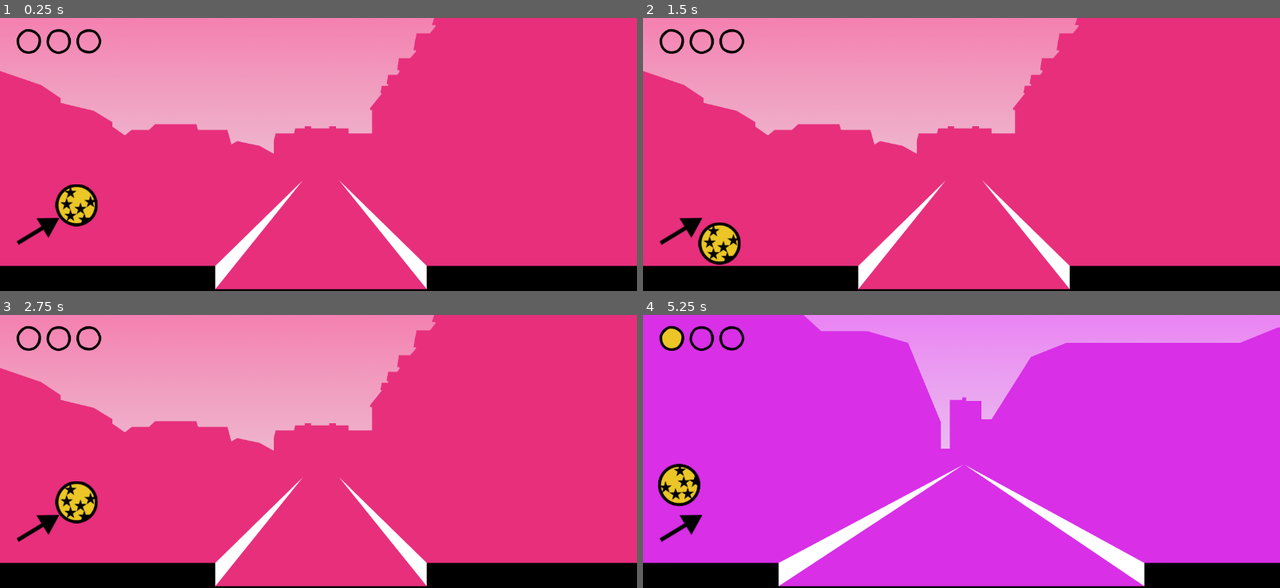
Above: before the commit, frames 1-4 (two rows, left to right).
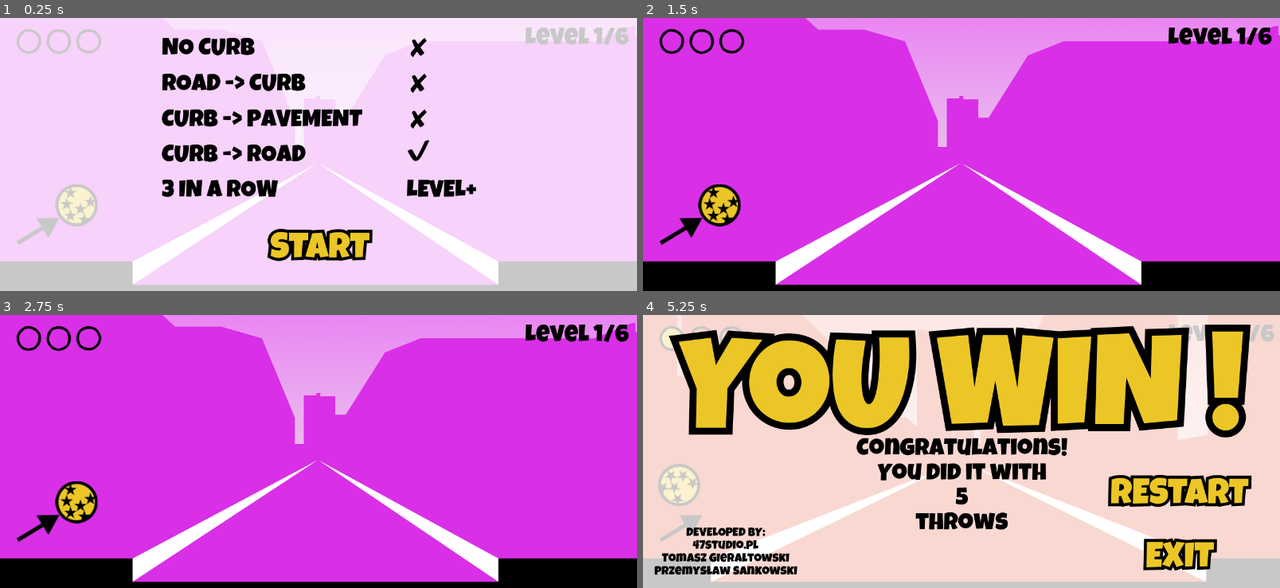
Above: after the commit, the same moments.

Repository: Ravenyy/Godot-Curbs
Game: Godot game, scene res://src/ShuffleLevels.tscn
The game is run twice, just before and just after one commit, with the same random seed, the same clock (stepped at 60 frames per second) and the same inputs. Before the commit the project starts from res://src/Start.tscn.
Inputs (mouse positions are in pixels of both pictures, inside the frame that each line leads up to):
- Up to frame 1 (0.25 s): no input
- Up to frame 2 (1.5 s): click (961, 244) at 0.52 s; move the mouse to (1101, 140) at 1.27 s; press the mouse at (1101, 140) at 1.28 s
- Up to frame 3 (2.75 s): move the mouse to (191, 465) at 2.02 s; release the mouse at (191, 465) at 2.03 s; click (191, 465) at 2.1 s
- Up to frame 4 (5.25 s): move the mouse to (1025, 391) at 2.77 s; hold K 2.78-3.53 s; click (1025, 391) at 3.05 s; move the mouse to (929, 506) at 3.52 s; click (929, 506) at 3.6 s; move the mouse to (1152, 492) at 4.27 s; press the mouse at (1152, 492) at 4.28 s; tap Enter at 5 s; move the mouse to (770, 410) at 5.02 s; release the mouse at (770, 410) at 5.03 s; tap K at 5.1 s

The runs differ from the first frame. In frame 1, 100% of the frame differs, in the area x 0-100%, y 0-100%; in frame 2, 95%; in frame 3, 94%; in frame 4, 100%.

Commit message:
Zrobione

Diff:
--- /dev/null
+++ b/fonts/LuckiestGuy.tres
@@ -0,0 +1,7 @@
+[gd_resource type="DynamicFont" load_steps=2 format=2]
+
+[ext_resource path="res://fonts/LuckiestGuy-Regular.ttf" type="DynamicFontData" id=1]
+
+[resource]
+size = 48
+font_data = ExtResource( 1 )
--- /dev/null
+++ b/fonts/LuckiestGuy_24.tres
@@ -0,0 +1,7 @@
+[gd_resource type="DynamicFont" load_steps=2 format=2]
+
+[ext_resource path="res://fonts/LuckiestGuy-Regular.ttf" type="DynamicFontData" id=1]
+
+[resource]
+size = 24
+font_data = ExtResource( 1 )
--- a/project.godot
+++ b/project.godot
@@ -11,7 +11,7 @@
 [application]
 
 config/name="curbs1"
-run/main_scene="res://src/Start.tscn"
+run/main_scene="res://src/ShuffleLevels.tscn"
 config/icon="res://icon.png"
 
 [autoload]
--- /dev/null
+++ b/scripts/Exit.gd
@@ -0,0 +1,5 @@
+extends TextureButton
+
+
+func _on_Exit_button_up():
+	get_tree().quit()
--- a/scripts/Main.gd
+++ b/scripts/Main.gd
@@ -1,7 +1,9 @@
 extends Node2D
 
 var points = 0
-var throws = 0
+var throws = 1
+onready var levelCounter = get_node("LevelCounter")
+var levelText = "[font=fonts/LuckiestGuy.tres] Level %d/6[/font]"
 
 func _ready():
 	set_level()
@@ -9,19 +11,24 @@
 
 func set_level():
 	if Levels.current > 0:
-		get_node(Levels.levels[Levels.current - 1][0]).hide()
-	get_node(Levels.levels[Levels.current][0]).show()
+		get_node("Sounds/NextLevel").play()
+		get_node("Background/" + Levels.levels[Levels.current - 1][0]).hide()
+	get_node("Background/" + Levels.levels[Levels.current][0]).show()
 	get_node("Left Curb").set_position(Vector2(Levels.levels[Levels.current][1], 522))
 	get_node("Right Curb").set_position(Vector2(Levels.levels[Levels.current][2], 522))
 	Levels.current += 1
+	levelCounter.set_bbcode(levelText % Levels.current)
 
 
 func reset_ball_position(ball = $Ball):
+	throws += 1
 	ball.set("mode", 1)
 	ball.set("left_curb_touch", false)
 	ball.set("right_curb_touch", false)
 	ball.set("asphalt_touch", false)
 	ball.set("clicked", false)
+	ball.set("right_curb_continuous_touch", false)
+	ball.set("right_curb_collisions", 0)
 	ball.set_position(Vector2(154, 377))
 
 
@@ -29,14 +36,18 @@
 	match(p):
 		1:
 			get_node("Score/PointFull1").show()
+			get_node("Sounds/Point1").play()
 		2:
 			get_node("Score/PointFull2").show()
+			get_node("Sounds/Point2").play()
 		3:
 			get_node("Score/PointFull3").show()
+			get_node("Sounds/Point3").play()
 		0:
 			get_node("Score/PointFull1").hide()
 			get_node("Score/PointFull2").hide()
 			get_node("Score/PointFull3").hide()
+			get_node("Sounds/Lose").play()
 
 
 func _on_Ball_point_scored():
@@ -56,7 +67,11 @@
 	else:
 		draw_score_dots(points)
 		yield(get_tree().create_timer(1.5), "timeout")
-		print("YOU WIN")
+		var throwsText = "[center][font=fonts/LuckiestGuy.tres]Congratulations!\n" \
+					   + "You did it with\n%d\nthrows[/font][/center]"
+		get_node("ModalEnd/Throws").set_bbcode(throwsText % throws)
+		get_node("ModalEnd").show()
+		get_node("Sounds/GameWin").play()
 
 
 
--- /dev/null
+++ b/scripts/Restart.gd
@@ -0,0 +1,5 @@
+extends TextureButton
+
+func _on_Restart_button_up():
+	get_node("/root/Main/Sounds/ButtonPress")
+	get_tree().change_scene("res://src/ShuffleLevels.tscn")
--- a/scripts/Start.gd
+++ b/scripts/ShuffleLevels.gd
@@ -4,4 +4,5 @@
 	randomize()
 	Levels.levels.shuffle()
 	print(Levels.levels)
+	Levels.current = 0
 	get_tree().change_scene("res://src/Main.tscn")
--- /dev/null
+++ b/scripts/StartButton.gd
@@ -0,0 +1,5 @@
+extends TextureButton
+
+func _on_TextureButton_button_up():
+	get_node("/root/Main/ModalStart").hide()
+	get_node("/root/Main/Sounds/ButtonPress").play()
--- a/scripts/Throw.gd
+++ b/scripts/Throw.gd
@@ -7,16 +7,20 @@
 var right_curb_touch = false
 var asphalt_touch = false
 var clicked = false
+var right_curb_continuous_touch = false
+var right_curb_collisions = 0
 signal point_scored
 signal points_lost
 signal ball_went_offscreen
 
 func _input(event):
-	if event.is_action_pressed("click") && not dragging:
+	if event.is_action_pressed("click") && not dragging \
+	&& not get_node("/root/Main/ModalStart").is_visible():
 		dragging = true
 		drag_start = get_global_mouse_position()
 
-	if event.is_action_released("click") && clicked == false && dragging:
+	if event.is_action_released("click") && clicked == false && dragging \
+	&& not get_node("/root/Main/ModalStart").is_visible():
 		clicked = true
 		mode = MODE_RIGID
 		dragging = false
@@ -43,7 +47,16 @@
 		"RightCurbBody":
 			if right_curb_touch == false && left_curb_touch == false && asphalt_touch == false:
 				right_curb_touch = true
+				right_curb_collisions += 1
 				print("Right curb touched")
+			elif right_curb_touch == true && right_curb_collisions < 20 \
+			&& right_curb_continuous_touch == false:
+				print("right curb")
+				right_curb_collisions += 1
+			elif right_curb_touch == true && right_curb_collisions >= 20 \
+			&& right_curb_continuous_touch == false:
+				right_curb_continuous_touch = true
+				emit_signal("points_lost")
 
 		"AsphaltBody":
 			if asphalt_touch == false && left_curb_touch == false && right_curb_touch == true:
--- /dev/null
+++ b/src/Background.tscn
@@ -0,0 +1,85 @@
+[gd_scene load_steps=7 format=2]
+
+[ext_resource path="res://assets/street3.png" type="Texture" id=1]
+[ext_resource path="res://assets/street5.png" type="Texture" id=2]
+[ext_resource path="res://assets/street2.png" type="Texture" id=3]
+[ext_resource path="res://assets/street6.png" type="Texture" id=4]
+[ext_resource path="res://assets/street4.png" type="Texture" id=5]
+[ext_resource path="res://assets/street1.png" type="Texture" id=6]
+
+[node name="Background" type="Node2D"]
+
+[node name="WhiteBackground" type="ColorRect" parent="."]
+margin_left = -6.0
+margin_top = -9.0
+margin_right = 1282.0
+margin_bottom = 552.0
+__meta__ = {
+"_edit_use_anchors_": false
+}
+
+[node name="Street 1" type="TextureRect" parent="."]
+visible = false
+margin_left = -8.0
+margin_top = -9.0
+margin_right = 1463.0
+margin_bottom = 795.0
+texture = ExtResource( 6 )
+__meta__ = {
+"_edit_use_anchors_": false
+}
+
+[node name="Street 2" type="TextureRect" parent="."]
+visible = false
+margin_left = -8.0
+margin_top = -9.0
+margin_right = 1463.0
+margin_bottom = 795.0
+texture = ExtResource( 3 )
+__meta__ = {
+"_edit_use_anchors_": false
+}
+
+[node name="Street 3" type="TextureRect" parent="."]
+visible = false
+margin_left = -8.0
+margin_top = -9.0
+margin_right = 1463.0
+margin_bottom = 795.0
+texture = ExtResource( 1 )
+__meta__ = {
+"_edit_use_anchors_": false
+}
+
+[node name="Street 4" type="TextureRect" parent="."]
+visible = false
+margin_left = -8.0
+margin_top = -9.0
+margin_right = 1463.0
+margin_bottom = 795.0
+texture = ExtResource( 5 )
+__meta__ = {
+"_edit_use_anchors_": false
+}
+
+[node name="Street 5" type="TextureRect" parent="."]
+visible = false
+margin_left = -8.0
+margin_top = -9.0
+margin_right = 1463.0
+margin_bottom = 795.0
+texture = ExtResource( 2 )
+__meta__ = {
+"_edit_use_anchors_": false
+}
+
+[node name="Street 6" type="TextureRect" parent="."]
+visible = false
+margin_left = -8.0
+margin_top = -9.0
+margin_right = 1463.0
+margin_bottom = 795.0
+texture = ExtResource( 4 )
+__meta__ = {
+"_edit_use_anchors_": false
+}
--- /dev/null
+++ b/src/End.tscn
@@ -0,0 +1,88 @@
+[gd_scene load_steps=6 format=2]
+
+[ext_resource path="res://assets/YouWin.png" type="Texture" id=1]
+[ext_resource path="res://assets/Exit.png" type="Texture" id=2]
+[ext_resource path="res://scripts/Restart.gd" type="Script" id=3]
+[ext_resource path="res://assets/Restart.png" type="Texture" id=4]
+[ext_resource path="res://scripts/Exit.gd" type="Script" id=5]
+
+[node name="ModalEnd" type="Node2D"]
+
+[node name="WhiteBackground" type="ColorRect" parent="."]
+margin_left = -6.0
+margin_top = -9.0
+margin_right = 1282.0
+margin_bottom = 552.0
+color = Color( 1, 1, 1, 0.784314 )
+__meta__ = {
+"_edit_use_anchors_": false
+}
+
+[node name="Win" type="TextureRect" parent="."]
+margin_left = 16.0
+margin_top = -1.0
+margin_right = 1264.0
+margin_bottom = 297.0
+texture = ExtResource( 1 )
+__meta__ = {
+"_edit_use_anchors_": false
+}
+
+[node name="DevelopedBy" type="RichTextLabel" parent="."]
+modulate = Color( 0, 0, 0, 1 )
+self_modulate = Color( 0, 0, 0, 1 )
+margin_left = 21.0
+margin_top = 428.0
+margin_right = 312.0
+margin_bottom = 532.0
+bbcode_enabled = true
+bbcode_text = "[center][font=fonts/LuckiestGuy_24.tres]DEVELOPED BY:
+47studio.pl
+Tomasz Gierałtowski
+Przemysław Sankowski[/font][/center]"
+text = "DEVELOPED BY:
+47studio.pl
+Tomasz Gierałtowski
+Przemysław Sankowski"
+fit_content_height = true
+__meta__ = {
+"_edit_use_anchors_": false
+}
+
+[node name="Throws" type="RichTextLabel" parent="."]
+modulate = Color( 0, 0, 0, 1 )
+self_modulate = Color( 0, 0, 0, 1 )
+margin_left = 366.5
+margin_top = 248.0
+margin_right = 914.5
+margin_bottom = 448.0
+bbcode_enabled = true
+fit_content_height = true
+__meta__ = {
+"_edit_use_anchors_": false
+}
+
+[node name="Exit" type="TextureButton" parent="."]
+margin_left = 948.0
+margin_top = 429.0
+margin_right = 1209.0
+margin_bottom = 536.0
+texture_normal = ExtResource( 2 )
+script = ExtResource( 5 )
+__meta__ = {
+"_edit_use_anchors_": false
+}
+
+[node name="Restart" type="TextureButton" parent="."]
+margin_left = 908.0
+margin_top = 301.0
+margin_right = 1247.0
+margin_bottom = 408.0
+texture_normal = ExtResource( 4 )
+script = ExtResource( 3 )
+__meta__ = {
+"_edit_use_anchors_": false
+}
+
+[connection signal="button_up" from="Exit" to="Exit" method="_on_Exit_button_up"]
+[connection signal="button_up" from="Restart" to="Restart" method="_on_Restart_button_up"]
--- a/src/Main.tscn
+++ b/src/Main.tscn
@@ -1,99 +1,25 @@
-[gd_scene load_steps=15 format=2]
+[gd_scene load_steps=12 format=2]
 
 [ext_resource path="res://scripts/Main.gd" type="Script" id=1]
 [ext_resource path="res://src/Left_Curb.tscn" type="PackedScene" id=2]
-[ext_resource path="res://assets/street1.png" type="Texture" id=3]
+[ext_resource path="res://src/Start.tscn" type="PackedScene" id=3]
 [ext_resource path="res://assets/arrow.png" type="Texture" id=4]
-[ext_resource path="res://assets/white_tile.png" type="Texture" id=5]
+[ext_resource path="res://src/End.tscn" type="PackedScene" id=5]
 [ext_resource path="res://src/Right_Curb.tscn" type="PackedScene" id=6]
 [ext_resource path="res://src/Asphalt.tscn" type="PackedScene" id=7]
 [ext_resource path="res://src/Ball.tscn" type="PackedScene" id=8]
 [ext_resource path="res://src/Score_Dots.tscn" type="PackedScene" id=9]
-[ext_resource path="res://assets/street2.png" type="Texture" id=10]
-[ext_resource path="res://assets/street3.png" type="Texture" id=11]
-[ext_resource path="res://assets/street6.png" type="Texture" id=12]
-[ext_resource path="res://assets/street4.png" type="Texture" id=13]
-[ext_resource path="res://assets/street5.png" type="Texture" id=14]
+[ext_resource path="res://src/Sounds.tscn" type="PackedScene" id=10]
+[ext_resource path="res://src/Background.tscn" type="PackedScene" id=15]
 
 [node name="Main" type="Node2D"]
 script = ExtResource( 1 )
 
-[node name="White Background" type="TextureRect" parent="."]
-margin_left = -6.0
-margin_top = -9.0
-margin_right = 1282.0
-margin_bottom = 552.0
-texture = ExtResource( 5 )
-expand = true
-__meta__ = {
-"_edit_use_anchors_": false
-}
+[node name="Background" parent="." instance=ExtResource( 15 )]
+position = Vector2( -6, -9 )
 
-[node name="Street 1" type="TextureRect" parent="."]
-visible = false
-margin_left = -8.0
-margin_top = -9.0
-margin_right = 1463.0
-margin_bottom = 795.0
-texture = ExtResource( 3 )
-__meta__ = {
-"_edit_use_anchors_": false
-}
-
-[node name="Street 2" type="TextureRect" parent="."]
-visible = false
-margin_left = -8.0
-margin_top = -9.0
-margin_right = 1463.0
-margin_bottom = 795.0
-texture = ExtResource( 10 )
-__meta__ = {
-"_edit_use_anchors_": false
-}
-
-[node name="Street 3" type="TextureRect" parent="."]
-visible = false
-margin_left = -8.0
-margin_top = -9.0
-margin_right = 1463.0
-margin_bottom = 795.0
-texture = ExtResource( 11 )
-__meta__ = {
-"_edit_use_anchors_": false
-}
-
-[node name="Street 4" type="TextureRect" parent="."]
-visible = false
-margin_left = -8.0
-margin_top = -9.0
-margin_right = 1463.0
-margin_bottom = 795.0
-texture = ExtResource( 13 )
-__meta__ = {
-"_edit_use_anchors_": false
-}
-
-[node name="Street 5" type="TextureRect" parent="."]
-visible = false
-margin_left = -8.0
-margin_top = -9.0
-margin_right = 1463.0
-margin_bottom = 795.0
-texture = ExtResource( 14 )
-__meta__ = {
-"_edit_use_anchors_": false
-}
-
-[node name="Street 6" type="TextureRect" parent="."]
-visible = false
-margin_left = -8.0
-margin_top = -9.0
-margin_right = 1463.0
-margin_bottom = 795.0
-texture = ExtResource( 12 )
-__meta__ = {
-"_edit_use_anchors_": false
-}
+[node name="Score" parent="." instance=ExtResource( 9 )]
+position = Vector2( 118, 47 )
 
 [node name="Arrow" type="Sprite" parent="."]
 position = Vector2( 76, 430 )
@@ -115,8 +41,25 @@
 position = Vector2( 1195, 522 )
 collision_mask = 0
 
-[node name="Score" parent="." instance=ExtResource( 9 )]
-position = Vector2( 118, 47 )
+[node name="LevelCounter" type="RichTextLabel" parent="."]
+modulate = Color( 0, 0, 0, 1 )
+self_modulate = Color( 0, 0, 0, 1 )
+margin_left = 1046.0
+margin_top = 19.0
+margin_right = 1277.0
+margin_bottom = 69.0
+bbcode_enabled = true
+__meta__ = {
+"_edit_use_anchors_": false
+}
+
+[node name="ModalStart" parent="." instance=ExtResource( 3 )]
+
+[node name="ModalEnd" parent="." instance=ExtResource( 5 )]
+visible = false
+
+[node name="Sounds" parent="." instance=ExtResource( 10 )]
+position = Vector2( -28, 84 )
 
 [connection signal="ball_went_offscreen" from="Ball" to="." method="_on_Ball_ball_went_offscreen"]
 [connection signal="point_scored" from="Ball" to="." method="_on_Ball_point_scored"]
--- /dev/null
+++ b/src/ShuffleLevels.tscn
@@ -0,0 +1,6 @@
+[gd_scene load_steps=2 format=2]
+
+[ext_resource path="res://scripts/ShuffleLevels.gd" type="Script" id=1]
+
+[node name="Shuffle" type="Node2D"]
+script = ExtResource( 1 )
--- /dev/null
+++ b/src/Sounds.tscn
@@ -0,0 +1,32 @@
+[gd_scene load_steps=8 format=2]
+
+[ext_resource path="res://sounds/Point1.wav" type="AudioStream" id=1]
+[ext_resource path="res://sounds/GameWin.wav" type="AudioStream" id=2]
+[ext_resource path="res://sounds/Point3.wav" type="AudioStream" id=3]
+[ext_resource path="res://sounds/Button.wav" type="AudioStream" id=4]
+[ext_resource path="res://sounds/Point2.wav" type="AudioStream" id=5]
+[ext_resource path="res://sounds/LevelWin.wav" type="AudioStream" id=6]
+[ext_resource path="res://sounds/Lose.wav" type="AudioStream" id=7]
+
+[node name="Sounds" type="Node2D"]
+
+[node name="Point1" type="AudioStreamPlayer2D" parent="."]
+stream = ExtResource( 1 )
+
+[node name="Point2" type="AudioStreamPlayer2D" parent="."]
+stream = ExtResource( 5 )
+
+[node name="Point3" type="AudioStreamPlayer2D" parent="."]
+stream = ExtResource( 3 )
+
+[node name="NextLevel" type="AudioStreamPlayer2D" parent="."]
+stream = ExtResource( 6 )
+
+[node name="GameWin" type="AudioStreamPlayer2D" parent="."]
+stream = ExtResource( 2 )
+
+[node name="ButtonPress" type="AudioStreamPlayer2D" parent="."]
+stream = ExtResource( 4 )
+
+[node name="Lose" type="AudioStreamPlayer2D" parent="."]
+stream = ExtResource( 7 )
--- a/src/Start.tscn
+++ b/src/Start.tscn
@@ -1,6 +1,130 @@
-[gd_scene load_steps=2 format=2]
+[gd_scene load_steps=4 format=2]
 
-[ext_resource path="res://scripts/Start.gd" type="Script" id=1]
+[ext_resource path="res://assets/STARTstroke6.png" type="Texture" id=1]
+[ext_resource path="res://scripts/StartButton.gd" type="Script" id=2]
+[ext_resource path="res://assets/xxxy.png" type="Texture" id=3]
 
-[node name="Start" type="Node2D"]
-script = ExtResource( 1 )
+[node name="ModalStart" type="Node2D"]
+
+[node name="WhiteBackground" type="ColorRect" parent="."]
+margin_left = -6.0
+margin_top = -9.0
+margin_right = 1282.0
+margin_bottom = 552.0
+color = Color( 1, 1, 1, 0.784314 )
+__meta__ = {
+"_edit_use_anchors_": false
+}
+
+[node name="TextureButton" type="TextureButton" parent="."]
+margin_left = 512.0
+margin_top = 403.0
+margin_right = 773.0
+margin_bottom = 510.0
+texture_normal = ExtResource( 1 )
+script = ExtResource( 2 )
+__meta__ = {
+"_edit_use_anchors_": false
+}
+
+[node name="XXXY" type="TextureRect" parent="."]
+margin_left = 817.0
+margin_top = 40.0
+margin_right = 865.0
+margin_bottom = 292.0
+texture = ExtResource( 3 )
+__meta__ = {
+"_edit_use_anchors_": false
+}
+
+[node name="Instruction1" type="RichTextLabel" parent="."]
+modulate = Color( 0, 0, 0, 1 )
+self_modulate = Color( 0, 0, 0, 1 )
+margin_left = 325.0
+margin_top = 40.0
+margin_right = 531.0
+margin_bottom = 90.0
+bbcode_enabled = true
+bbcode_text = "[font=fonts/LuckiestGuy.tres]NO CURB[/font]"
+text = "NO CURB"
+fit_content_height = true
+__meta__ = {
+"_edit_use_anchors_": false
+}
+
+[node name="Instruction2" type="RichTextLabel" parent="."]
+modulate = Color( 0, 0, 0, 1 )
+self_modulate = Color( 0, 0, 0, 1 )
+margin_left = 325.0
+margin_top = 112.0
+margin_right = 626.0
+margin_bottom = 162.0
+bbcode_enabled = true
+bbcode_text = "[font=fonts/LuckiestGuy.tres]ROAD -> CURB[/font]"
+text = "ROAD -> CURB"
+fit_content_height = true
+__meta__ = {
+"_edit_use_anchors_": false
+}
+
+[node name="Instruction3" type="RichTextLabel" parent="."]
+modulate = Color( 0, 0, 0, 1 )
+self_modulate = Color( 0, 0, 0, 1 )
+margin_left = 325.0
+margin_top = 184.0
+margin_right = 740.0
+margin_bottom = 234.0
+bbcode_enabled = true
+bbcode_text = "[font=fonts/LuckiestGuy.tres]CURB -> PAVEMENT[/font]"
+text = "CURB -> PAVEMENT"
+fit_content_height = true
+__meta__ = {
+"_edit_use_anchors_": false
+}
+
+[node name="Instruction4" type="RichTextLabel" parent="."]
+modulate = Color( 0, 0, 0, 1 )
+self_modulate = Color( 0, 0, 0, 1 )
+margin_left = 325.0
+margin_top = 255.0
+margin_right = 636.0
+margin_bottom = 305.0
+bbcode_enabled = true
+bbcode_text = "[font=fonts/LuckiestGuy.tres]CURB -> ROAD[/font]"
+text = "CURB -> ROAD"
+fit_content_height = true
+__meta__ = {
+"_edit_use_anchors_": false
+}
+
+[node name="Instruction5" type="RichTextLabel" parent="."]
+modulate = Color( 0, 0, 0, 1 )
+self_modulate = Color( 0, 0, 0, 1 )
+margin_left = 325.0
+margin_top = 326.0
+margin_right = 610.0
+margin_bottom = 376.0
+bbcode_enabled = true
+bbcode_text = "[font=fonts/LuckiestGuy.tres]3 IN A ROW[/font]"
+text = "3 IN A ROW"
+fit_content_height = true
+__meta__ = {
+"_edit_use_anchors_": false
+}
+
+[node name="Instruction6" type="RichTextLabel" parent="."]
+modulate = Color( 0, 0, 0, 1 )
+self_modulate = Color( 0, 0, 0, 1 )
+margin_left = 817.0
+margin_top = 326.0
+margin_right = 980.0
+margin_bottom = 376.0
+bbcode_enabled = true
+bbcode_text = "[font=fonts/LuckiestGuy.tres]LEVEL+[/font]"
+text = "LEVEL+"
+fit_content_height = true
+__meta__ = {
+"_edit_use_anchors_": false
+}
+
+[connection signal="button_up" from="TextureButton" to="TextureButton" method="_on_TextureButton_button_up"]
Binary file added: assets/Exit.png
Binary file added: assets/Restart.png
Binary file added: assets/STARTstroke6.png
Not shown, added: assets/STARTstroke6.png.import
Binary file added: assets/YouWin.png
Not shown, added: assets/YouWin.png.import
Binary file added: assets/xxxy.png
Not shown, added: assets/xxxy.png.import
Binary file added: fonts/LuckiestGuy-Regular.ttf
Not shown, added: sounds/Button.wav.import
Not shown, added: sounds/GameWin.wav.import
Not shown, added: sounds/LevelWin.wav.import
(and 11 more such lines)
